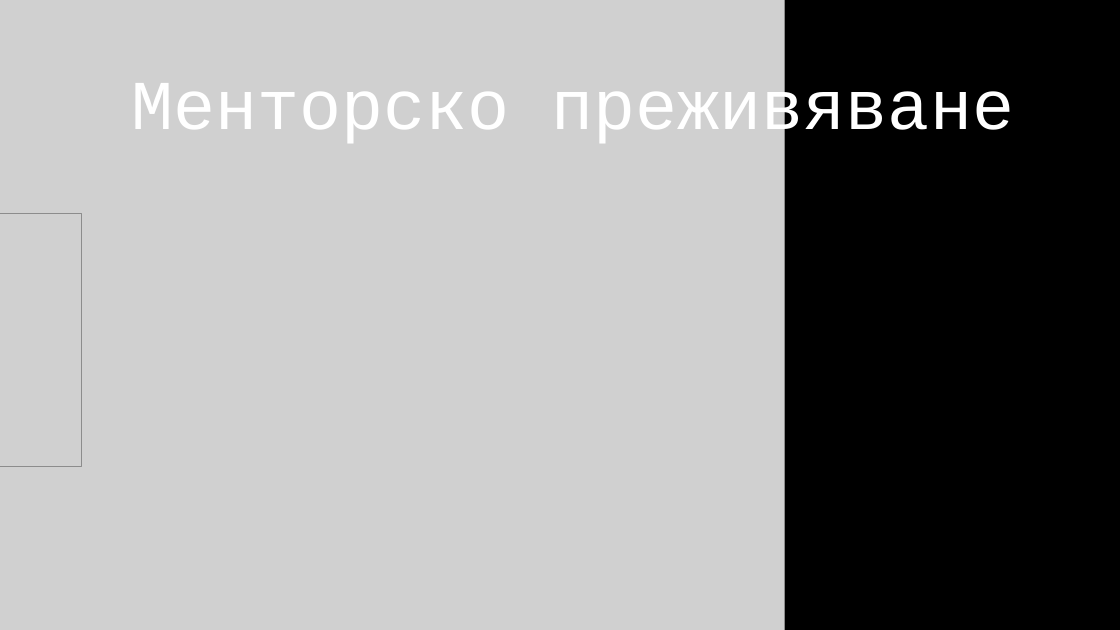
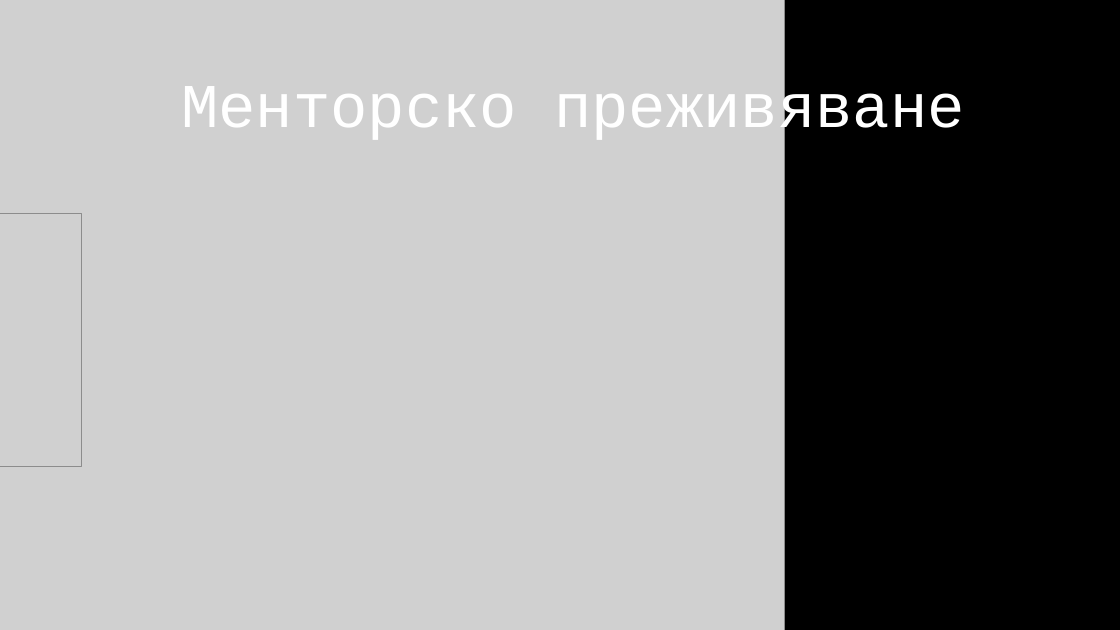
Before and after one commit to KrisD16/HackTUES128velit, a slide deck: slide 8 of presentation_hacktues.pptx. Drawn at 1120x630 pixels with LibreOffice and Linux fonts; fonts in the diff are those of the drawing; grey boxes stand for pictures; background and template pictures are left out. Boxes give left, top, right and bottom in pixels: in the first picture for what was removed or moved away, otherwise in the second. Text is boxed around its words. In the diff, an @@ line names an element or a change of style, - is before the commit and + after.

```diff
--- a/presentation_hacktues.pptx
+++ b/presentation_hacktues.pptx
@@ text "Менторско преживяване" at (181,82,965,143): size 45 to 40 pt @@
```
Also in this commit, not shown: 4 other slides changed, 1 slide added.
